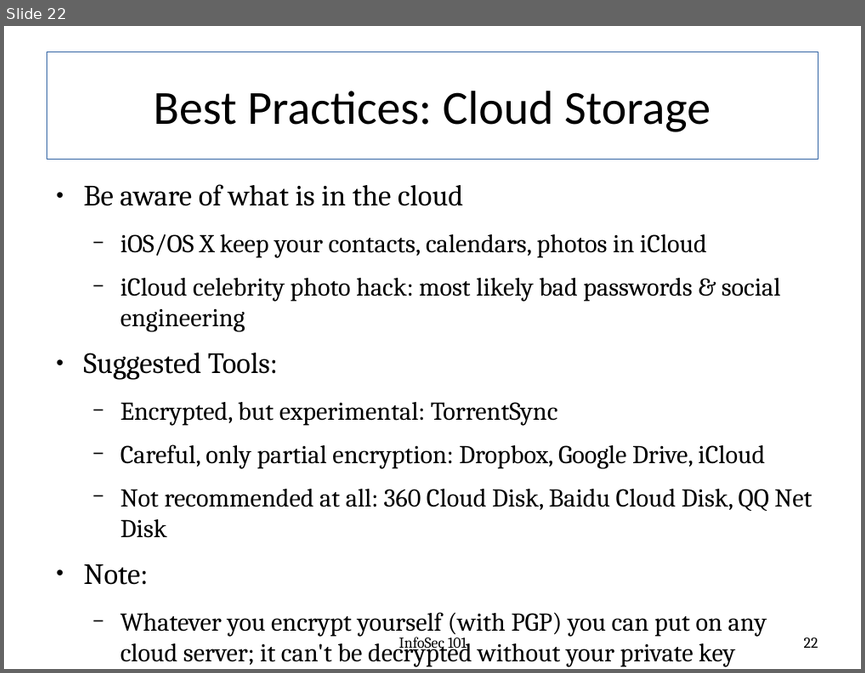
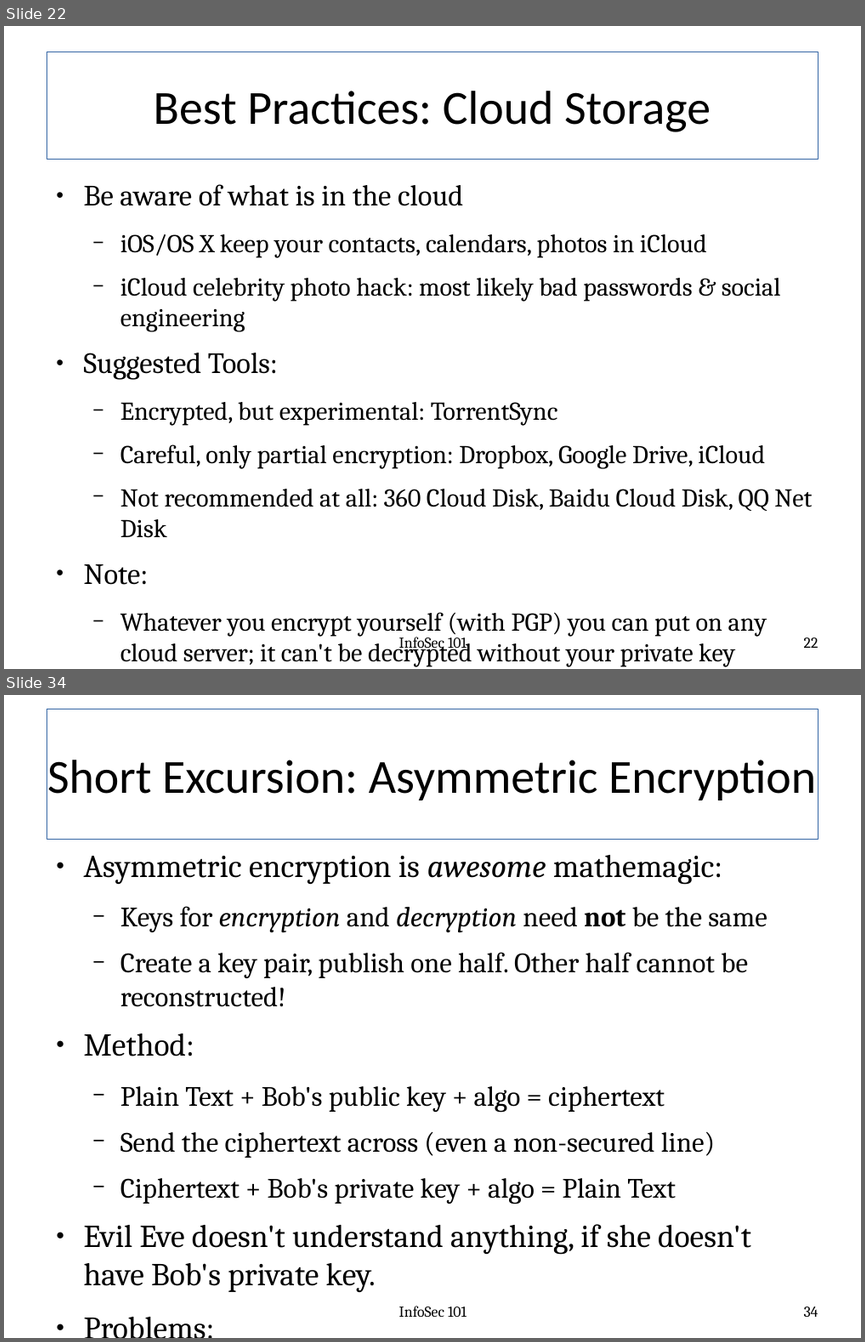
Before and after one commit to fabianlischka/InfoSec101, a slide deck: InfoSec101-Presentation-FCC-2015-02-26.odp. Shown one above the other, each under a label of ours: slide 22 before the commit, slides 22 and 34 after it; the slides between them are not shown. The pictures are 865x673 and 865x1342 pixels, drawn with LibreOffice and Linux fonts; fonts in the diff are those of the drawing. Boxes give left, top, right and bottom in pixels: in the first picture for what was removed or moved away, otherwise in the second. Text is boxed around its words. In the diff, an @@ line names an element or a change of style, - is before the commit and + after.

```diff
--- a/InfoSec101-Presentation-FCC-2015-02-26.odp
+++ b/InfoSec101-Presentation-FCC-2015-02-26.odp
@@ slide 34 added at (4,695,861,1338), background #FFFFFF @@
@@ title added at (46,709,818,839), outline #3465A4 0.79 pt, 44 pt, text #000000 @@
+Short Excursion: Asymmetric Encryption
@@ text added at (84,855,767,1292), 25.9 pt, text #000000 @@
+● Asymmetric encryption is awesome mathemagic:
+  − Keys for encryption and decryption need not be the same
+  − Create a key pair, publish one half. Other half cannot be reconstructed!
+● Method:
+  − Plain Text + Bob's public key + algo = ciphertext
+  − Send the ciphertext across (even a non-secured line)
+  − Ciphertext + Bob's private key + algo = Plain Text
+● Evil Eve doesn't understand anything, if she doesn't have Bob's private key.
+● Problems:
+  − Key management, MITM (comparing "finger prints")
@@ text added at (399,1305,466,1316), 14 pt, text #000000 @@
+InfoSec 101
@@ page number added at (804,1306,818,1316), 14 pt, text #000000 @@
+34
```
Also in this commit, not shown: 8 slides changed, 24 other slides added.
